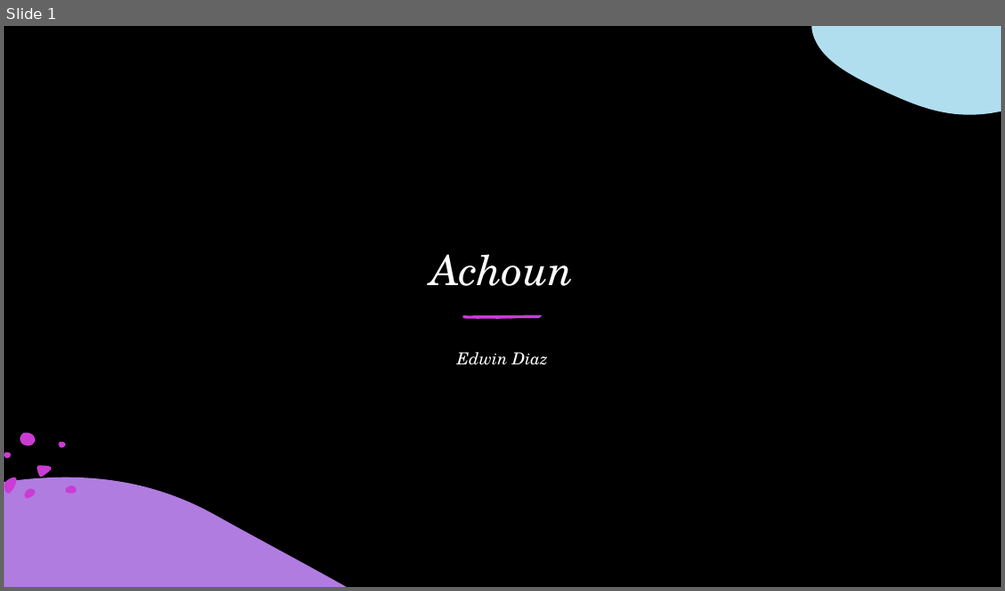
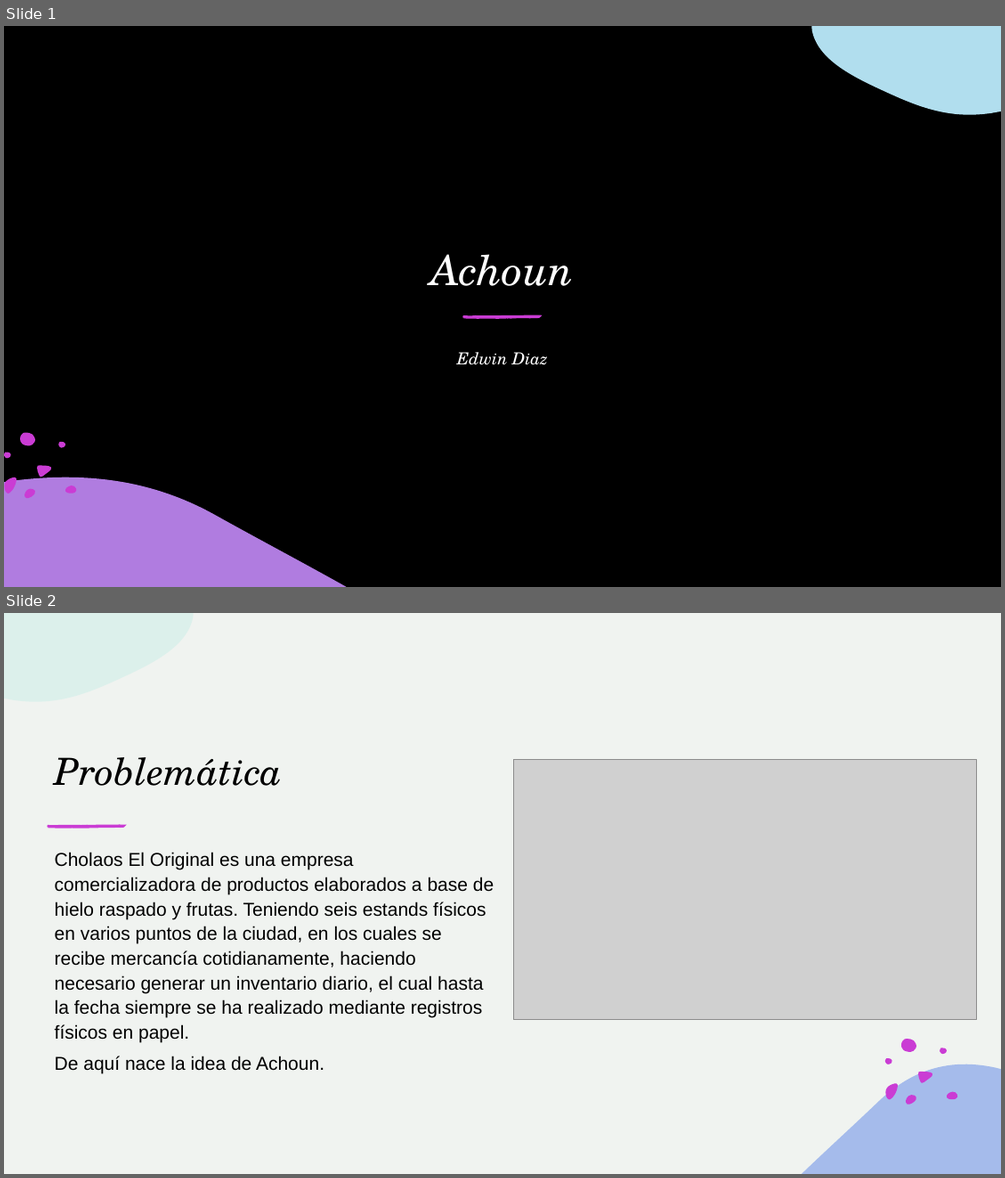
Before and after one commit to iEdwinDC/andriod-project, a slide deck: docs/Achoun presentacion.pptx. Shown one above the other, each under a label of ours: slide 1 before the commit, slides 1 and 2 after it. The pictures are 1005x591 and 1005x1178 pixels, drawn with LibreOffice and Linux fonts; fonts in the diff are those of the drawing; grey boxes stand for pictures; background and template pictures are left out; a plain dark background stands for a picture behind light text. Boxes give left, top, right and bottom in pixels: in the first picture for what was removed or moved away, otherwise in the second. Text is boxed around its words. In the diff, an @@ line names an element or a change of style, - is before the commit and + after.

```diff
--- a/docs/Achoun presentacion.pptx
+++ b/docs/Achoun presentacion.pptx
@@ slide 2 added at (x1=4, y1=613, x2=1001, y2=1174), background #F0F3F0; not listed: 2 template elements that a slide beside it also shows @@
@@ freeform shape added at (x1=4, y1=613, x2=194, y2=702), fill #B1DEEE at 50% opacity @@
@@ rectangle added at (x1=4, y1=613, x2=1001, y2=1174), fill #F0F3F0 @@
@@ freeform shape added at (x1=4, y1=613, x2=194, y2=702), fill #A3EBE0 at 25% opacity @@
@@ text added at (x1=55, y1=757, x2=283, y2=786), 36 pt, text #000000, italic @@
+Problemática
@@ picture added at (x1=513, y1=759, x2=976, y2=1019) @@
@@ group added at (x1=47, y1=825, x2=127, y2=828): 5 freeform shapes @@
@@ text added at (x1=55, y1=852, x2=494, y2=1073), 18 pt, text #000000 @@
+Cholaos El Original es una empresa comercializadora de productos elaborados a base de hielo raspado y frutas. Teniendo seis estands físicos en varios puntos de la ciudad, en los cuales se recibe mercancía cotidianamente, haciendo necesario generar un inventario diario, el cual hasta la fecha siempre se ha realizado mediante registros físicos en papel.
+De aquí nace la idea de Achoun.
@@ freeform shape added at (x1=802, y1=1064, x2=1001, y2=1174), fill #B07CE0 at 50% opacity @@
@@ freeform shape added at (x1=802, y1=1064, x2=1001, y2=1174), fill #A5BBEB @@
@@ group added at (x1=885, y1=1038, x2=958, y2=1104): 7 freeform shapes @@
```
Also in this commit, not shown: 2 slides changed.
